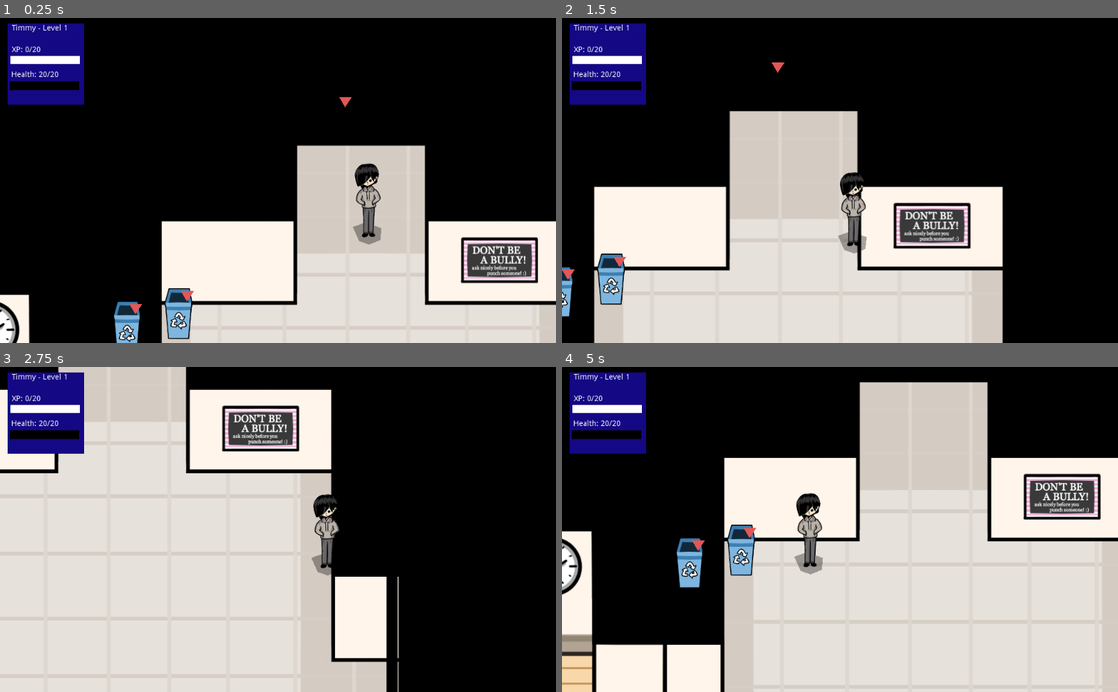
Above: before the commit, frames 1-4 (two rows, left to right).
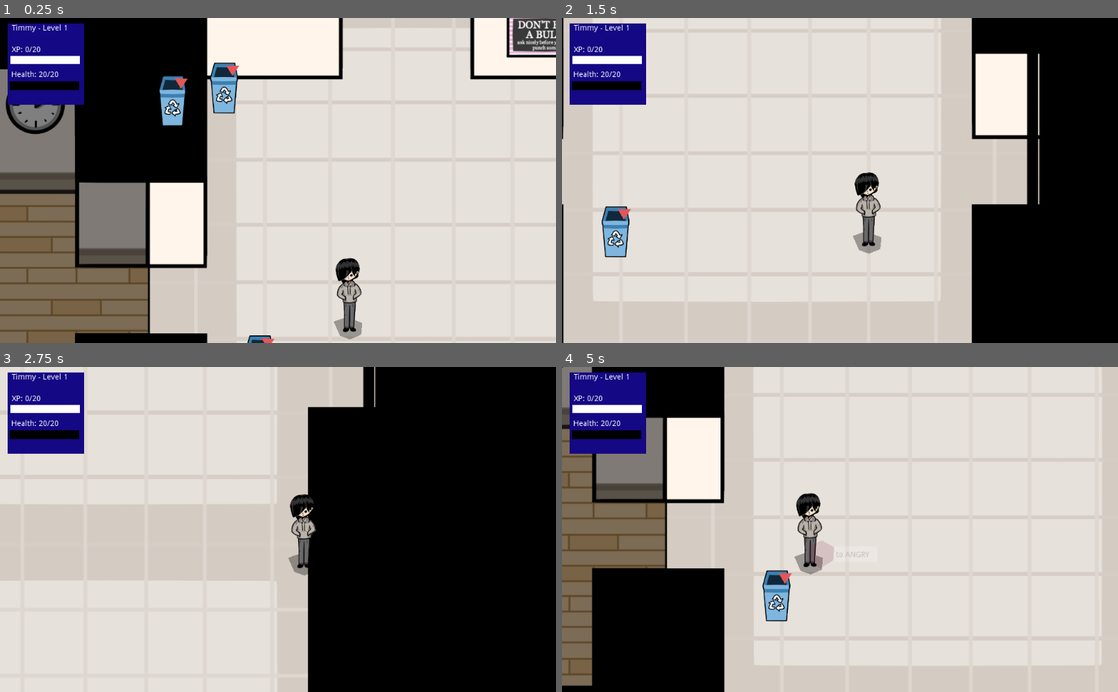
Above: after the commit, the same moments.

Repository: johnfn/ld49
Game: Godot game, scene res://Main.tscn
Same seed, same stepped clock (60 frames per second), same inputs: the game is played once before the commit and once after it.
Inputs (mouse positions are in pixels of both pictures, inside the frame that each line leads up to):
- Up to frame 1 (0.25 s): no input
- Up to frame 2 (1.5 s): move the mouse to (962, 164) at 0.52 s; hold Right (ui_right) 0.53-1.28 s; tap Z (action) at 0.6 s; move the mouse to (728, 196) at 1.27 s; hold Down (ui_down) from 1.28 s (still down); tap X (angry) at 1.35 s
- Up to frame 3 (2.75 s): move the mouse to (333, 458) at 2.02 s; release Down (ui_down) at 2.03 s; hold Right (ui_right) from 2.03 s (still down); tap Z (action) at 2.1 s
- Up to frame 4 (5 s): move the mouse to (812, 594) at 2.77 s; release Right (ui_right) at 2.78 s; hold Up (ui_up) 2.78-3.53 s; tap X (angry) at 2.85, 4.35 s; move the mouse to (1006, 578) at 3.52 s; hold Left (ui_left) from 3.53 s (still down); tap Z (action) at 3.6 s; move the mouse to (673, 480) at 4.27 s

The runs differ from the first frame. In frame 1, 66% of the frame differs, in the area x 0-100%, y 0-100%; in frame 2, 57%; in frame 3, 27%; in frame 4, 49%.

Commit message:
Start out rooms dim

Diff:
--- a/Main.tscn
+++ b/Main.tscn
@@ -61,7 +61,7 @@
 interaction_name = "Wastebin"
 
 [node name="Player" parent="." instance=ExtResource( 1 )]
-position = Vector2( 480, 120 )
+position = Vector2( 361.014, 711.089 )
 
 [node name="BattleScene" parent="." instance=ExtResource( 10 )]
 
--- a/RoomDimmer.gd
+++ b/RoomDimmer.gd
@@ -1,10 +1,12 @@
 extends Node2D
+
+func _ready():
+  $Graphics.modulate = Color(1, 1, 1, 0.5)
 
 func _on_Area2D_body_entered(body):
   if body == G.player():
     $Graphics.modulate = Color(1, 1, 1, 1)
 
-
 func _on_Area2D_body_exited(body):
   if body == G.player():
     $Graphics.modulate = Color(1, 1, 1, 0.3)
